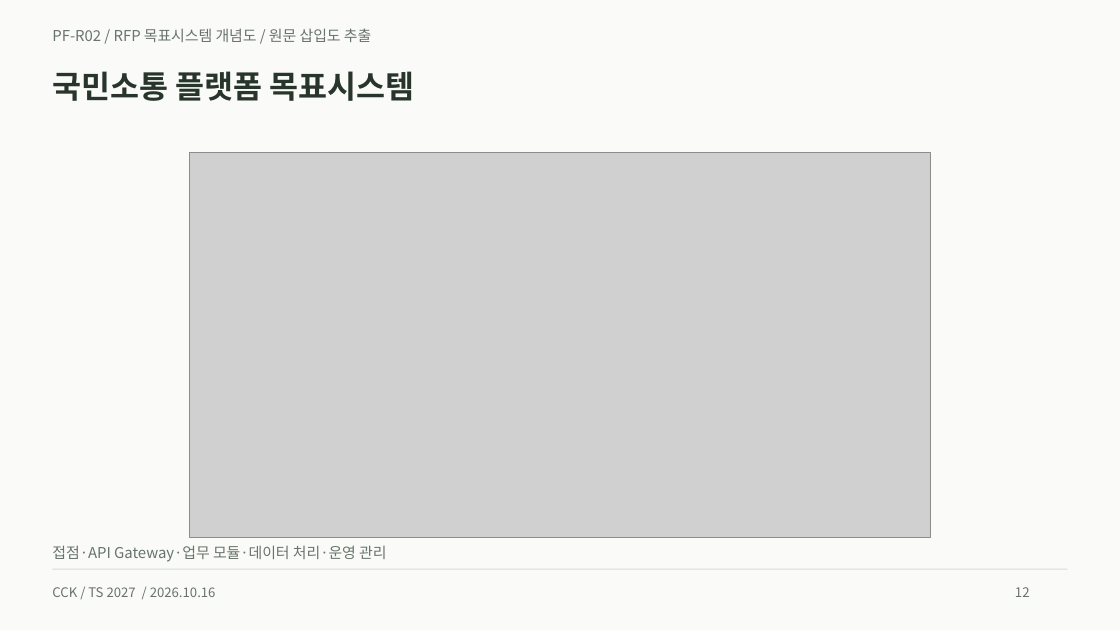
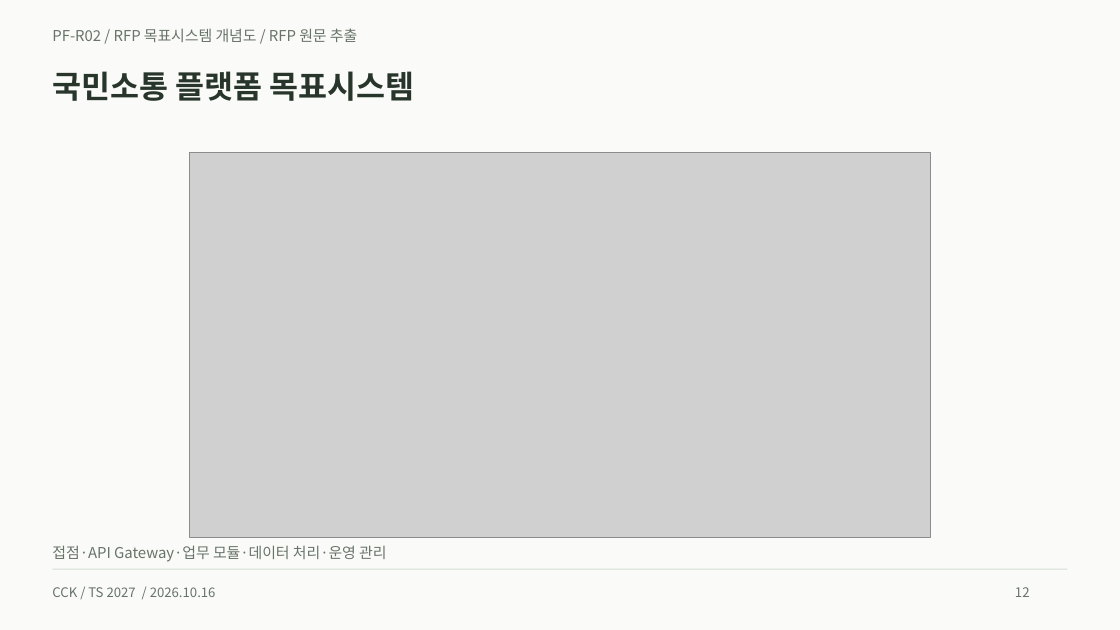
Before and after one commit to heen1987-ops/TS-business-Plan-001, a slide deck: slide 12 of public/downloads/ts-platform-casebook.pptx. Drawn at 1120x630 pixels with LibreOffice and Linux fonts; fonts in the diff are those of the drawing; grey boxes stand for pictures. Boxes give left, top, right and bottom in pixels: in the first picture for what was removed or moved away, otherwise in the second. Text is boxed around its words. In the diff, an @@ line names an element or a change of style, - is before the commit and + after.

```diff
--- a/public/downloads/ts-platform-casebook.pptx
+++ b/public/downloads/ts-platform-casebook.pptx
@@ text at <box>52,28,357,42</box>: text changed @@
-PF-R02 / RFP 목표시스템 개념도 / 원문 삽입도 추출
+PF-R02 / RFP 목표시스템 개념도 / RFP 원문 추출
```
Also in this commit, not shown: 136 other slides changed, 9 slides added, 39 other files.
